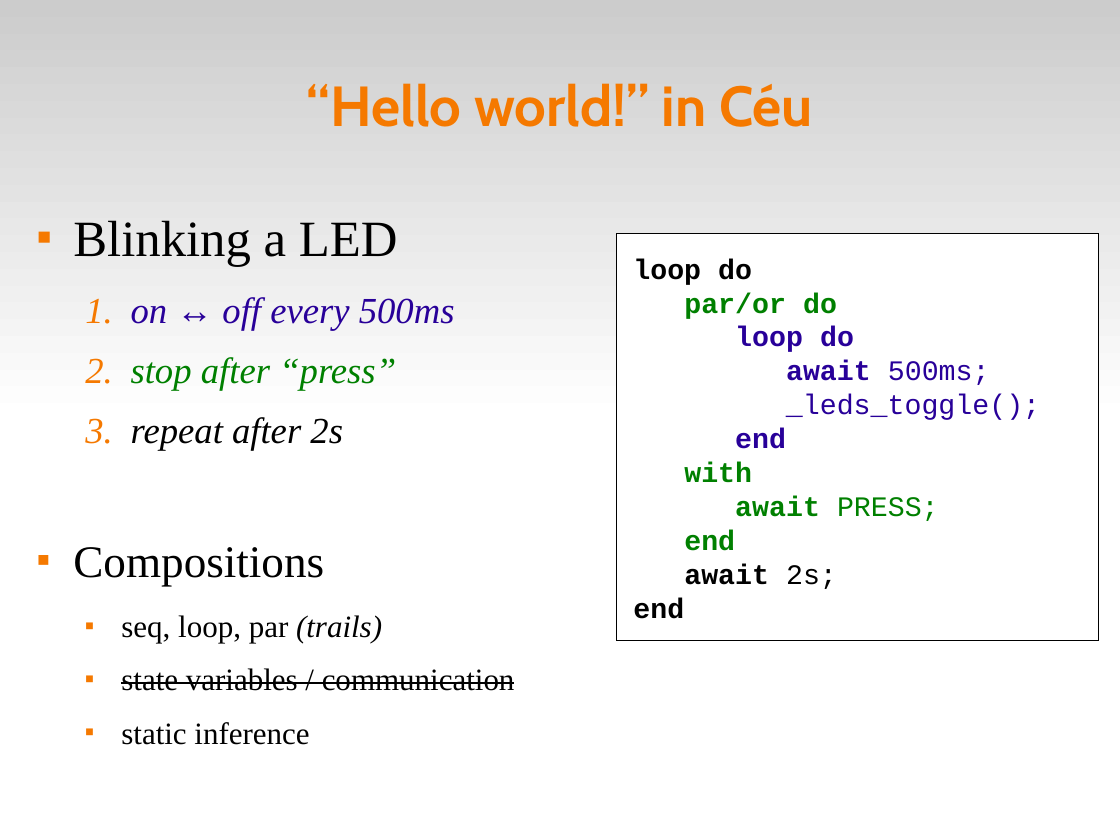
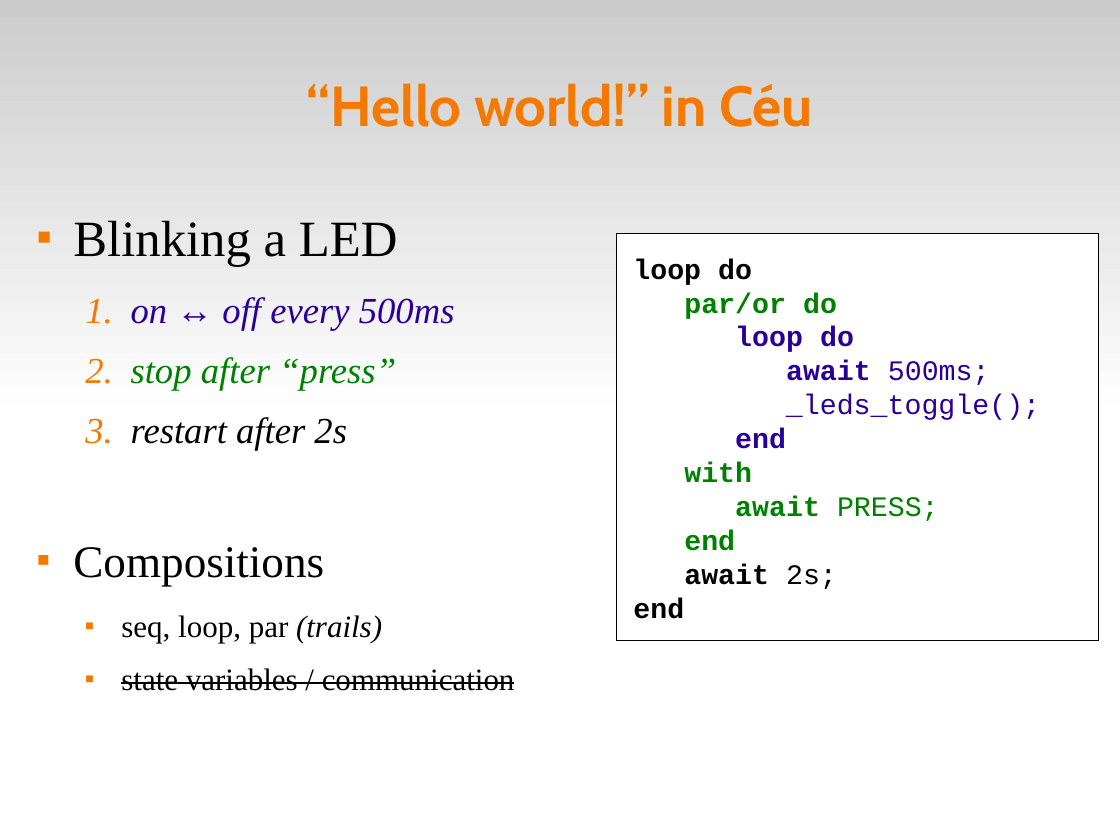
Before and after one commit to fsantanna-no/ceu-docs, a slide deck: slide 3 of ceu_stl.odp (slide 4 before the commit). Drawn at 1120x840 pixels with LibreOffice and Linux fonts; fonts in the diff are those of the drawing. Boxes give left, top, right and bottom in pixels: in the first picture for what was removed or moved away, otherwise in the second. Text is boxed around its words. In the diff, an @@ line names an element or a change of style, - is before the commit and + after.

```diff
--- a/ceu_stl.odp
+++ b/ceu_stl.odp
@@ text at bbox=[131, 417, 347, 451]: text changed @@
-  3. repeat after 2s
+  3. restart after 2s
@@ text at bbox=[121, 722, 309, 745]: paragraph removed @@
-  ■ static inference
```
Also in this commit, not shown: 19 other slides changed, 2 slides added, 1 slide removed, 6 other files.
